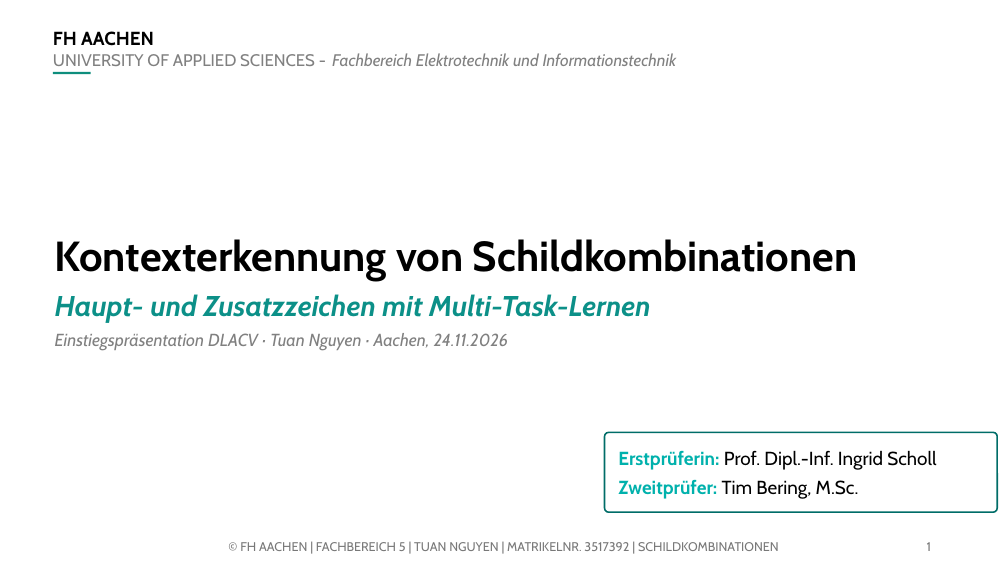
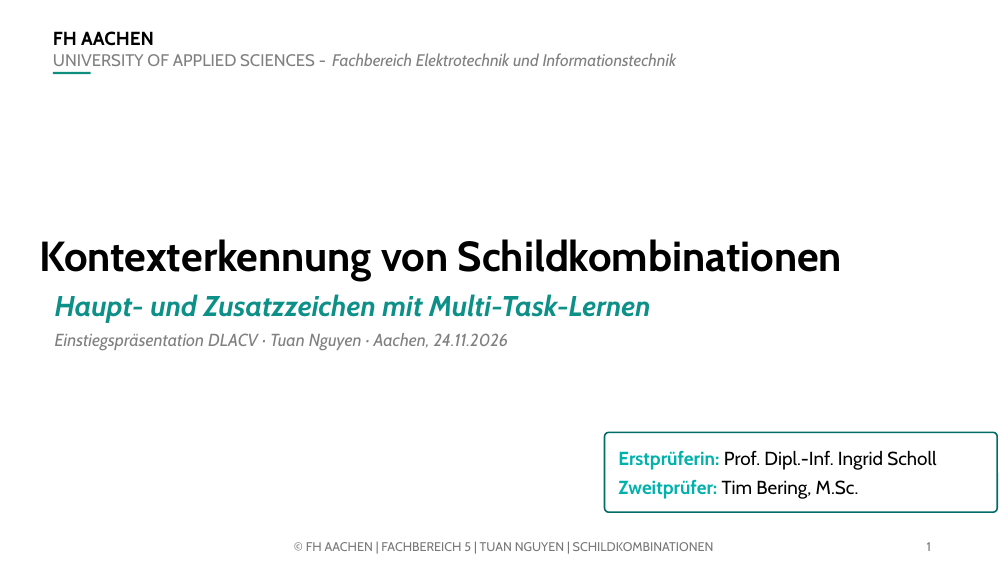
Before and after one commit to tuananh-aa-2001/Traffic-Sign-Recognition-System, a slide deck: slide 1 of praesentationen/01_einstiegspraesentation.pptx. Drawn at 1008x567 pixels with LibreOffice and Linux fonts; fonts in the diff are those of the drawing; background and template pictures are left out. Boxes give left, top, right and bottom in pixels: in the first picture for what was removed or moved away, otherwise in the second. Text is boxed around its words. In the diff, an @@ line names an element or a change of style, - is before the commit and + after.

```diff
--- a/praesentationen/01_einstiegspraesentation.pptx
+++ b/praesentationen/01_einstiegspraesentation.pptx
@@ text "Kontexterkennung von Schildkombinationen": place and size @@
-text "Kontexterkennung von Schildkombinationen" at [55, 239, 857, 281]
+text "Kontexterkennung von Schildkombinationen" at [39, 239, 842, 281]
@@ text at [306, 542, 714, 551]: text changed @@
-© FH AACHEN | FACHBEREICH 5 | TUAN NGUYEN | MATRIKELNR. 3517392 | SCHILDKOMBINATIONEN
+© FH AACHEN | FACHBEREICH 5 | TUAN NGUYEN | SCHILDKOMBINATIONEN
```
Also in this commit, not shown: 6 other slides changed, 1 other file.
